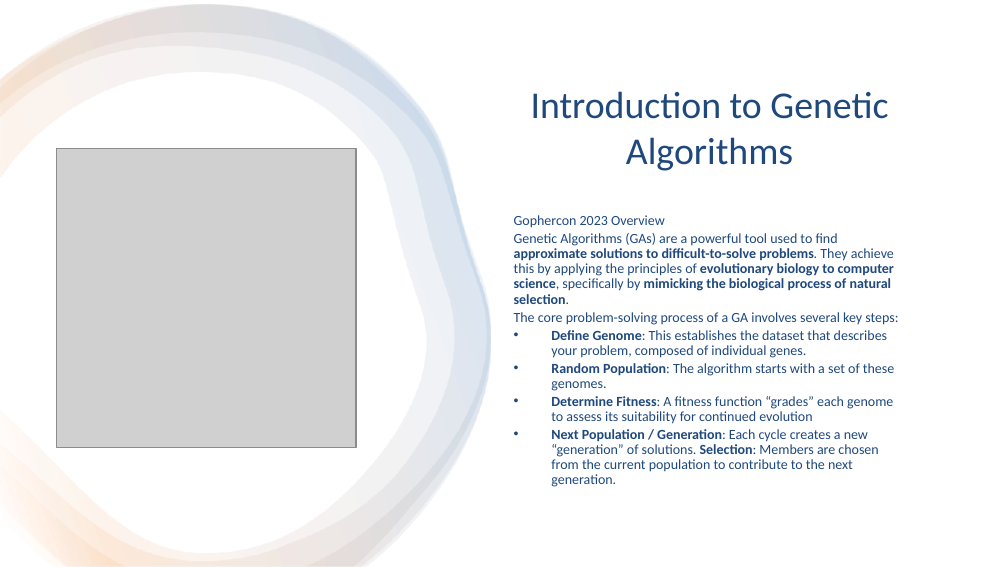
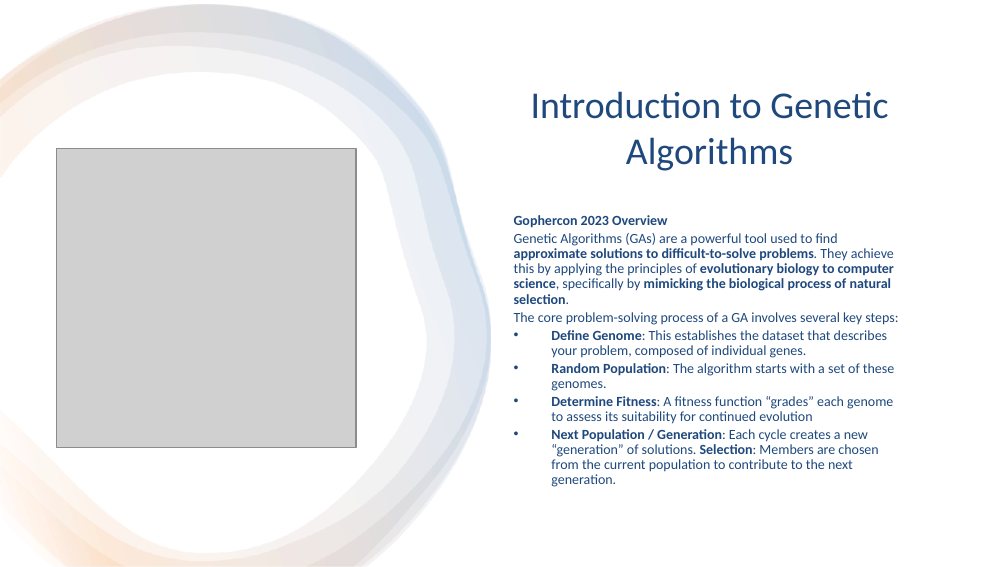
Before and after one commit to caseylmanus/workerpool, a slide deck: slide 3 of presentation.pptx. Drawn at 1008x567 pixels with LibreOffice and Linux fonts; fonts in the diff are those of the drawing; grey boxes stand for pictures. Boxes give left, top, right and bottom in pixels: in the first picture for what was removed or moved away, otherwise in the second. Text is boxed around its words. In the diff, an @@ line names an element or a change of style, - is before the commit and + after.

```diff
--- a/presentation.pptx
+++ b/presentation.pptx
@@ text at <box>514,215,667,228</box>: bold on in "Gophercon 2023 Overview" @@
```
Also in this commit, not shown: 4 other slides changed, 1 slide added, 1 slide removed.
